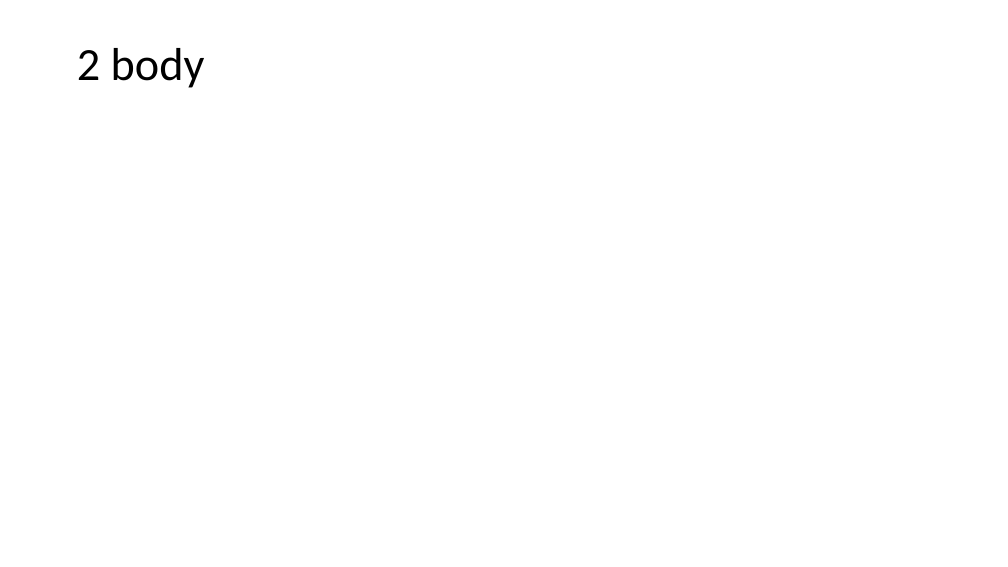
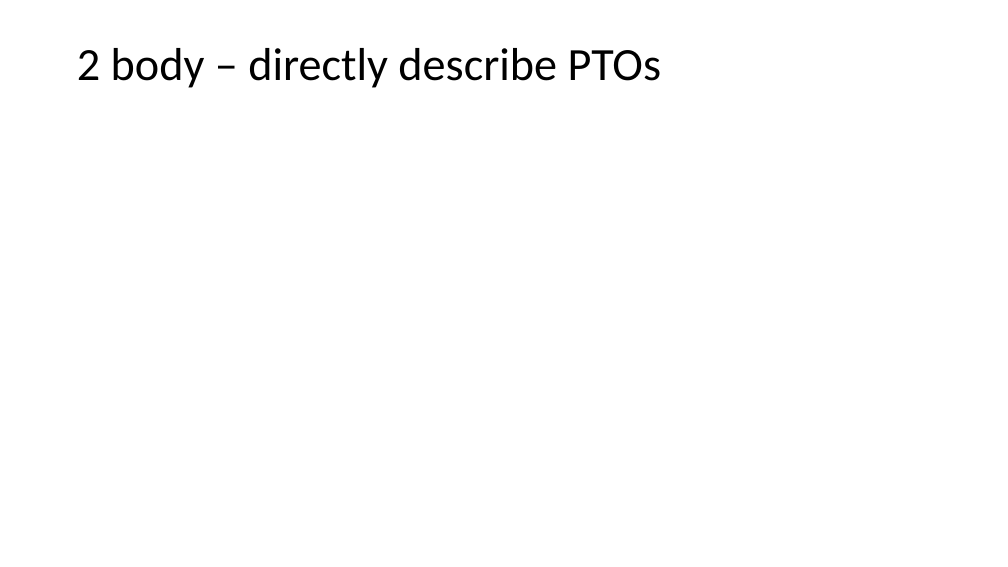
Before and after one commit to jtgrasb/WecOptTool, a slide deck: slide 9 of examples/attenuatorInWOT.pptx (slide 8 before the commit). Drawn at 1008x567 pixels with LibreOffice and Linux fonts; fonts in the diff are those of the drawing; grey boxes stand for pictures. Boxes give left, top, right and bottom in pixels: in the first picture for what was removed or moved away, otherwise in the second. Text is boxed around its words. In the diff, an @@ line names an element or a change of style, - is before the commit and + after.

```diff
--- a/examples/attenuatorInWOT.pptx
+++ b/examples/attenuatorInWOT.pptx
@@ title at bbox=[77, 48, 662, 88]: text changed @@
-2 body
+2 body – directly describe PTOs
```
Also in this commit, not shown: 3 other slides changed, 8 slides added, 1 slide removed, 26 other files.
